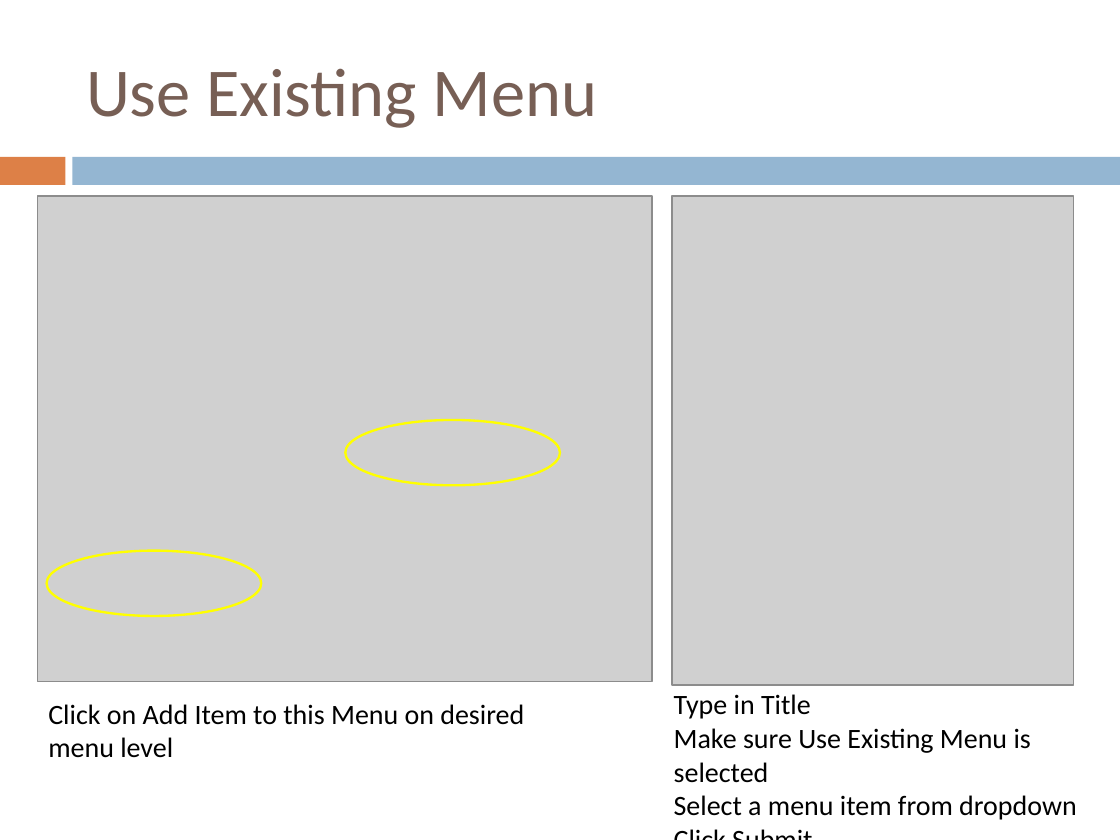
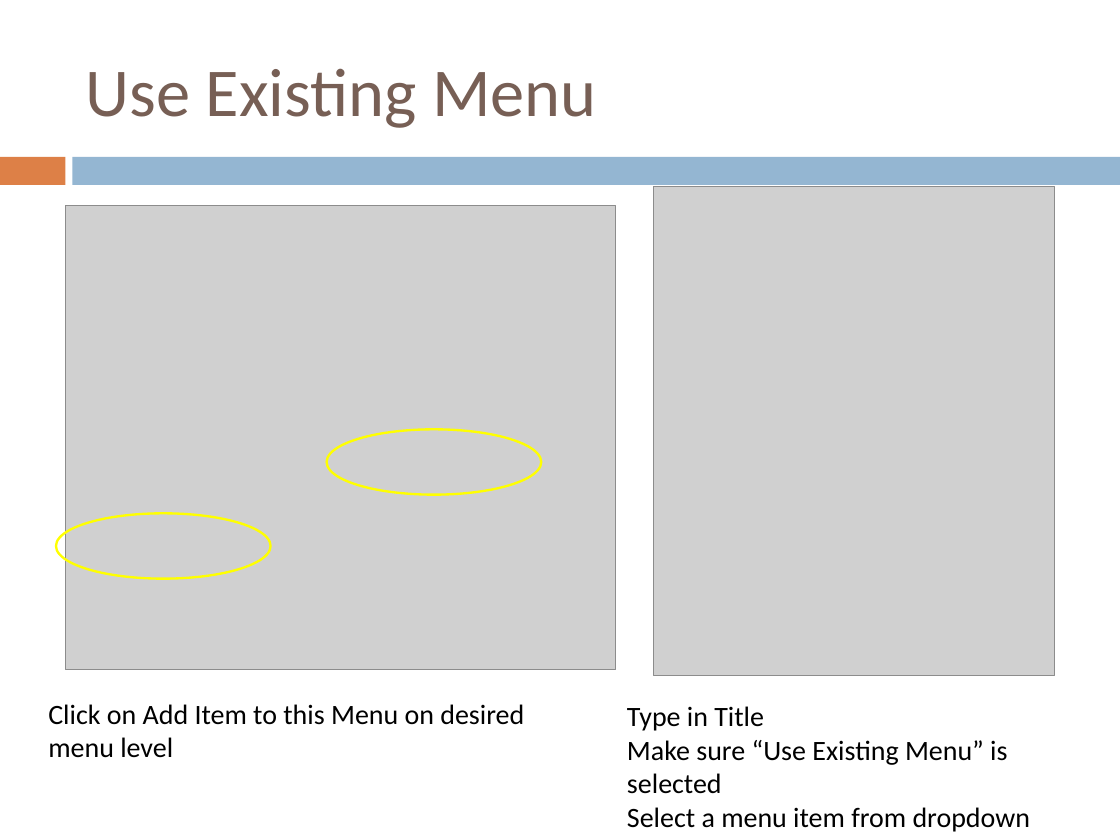
Before and after one commit to anochens/475-Pitt-Health-frontend, a slide deck: slide 9 of data-entry/Data Entry User Guide.pptx. Drawn at 1120x840 pixels with LibreOffice and Linux fonts; fonts in the diff are those of the drawing; grey boxes stand for pictures. Boxes give left, top, right and bottom in pixels: in the first picture for what was removed or moved away, otherwise in the second. Text is boxed around its words. In the diff, an @@ line names an element or a change of style, - is before the commit and + after.

```diff
--- a/data-entry/Data Entry User Guide.pptx
+++ b/data-entry/Data Entry User Guide.pptx
@@ picture resized from (x1=37, y1=196, x2=652, y2=681) to (x1=65, y1=205, x2=616, y2=670) @@
@@ picture moved from (x1=672, y1=196, x2=1073, y2=685) to (x1=653, y1=187, x2=1054, y2=676) @@
@@ ellipse moved from (x1=345, y1=420, x2=560, y2=485) to (x1=327, y1=429, x2=542, y2=494) @@
@@ ellipse moved from (x1=47, y1=551, x2=262, y2=616) to (x1=56, y1=513, x2=271, y2=578) @@
@@ text "Type in Title" moved from (x1=674, y1=694, x2=1076, y2=820) to (x1=627, y1=706, x2=1030, y2=832) @@
@@ text at (x1=627, y1=740, x2=1007, y2=794): text changed @@
-Make sure Use Existing Menu is selected
+Make sure “Use Existing Menu” is selected
```
Also in this commit, not shown: 7 other slides changed, 2 other files.
